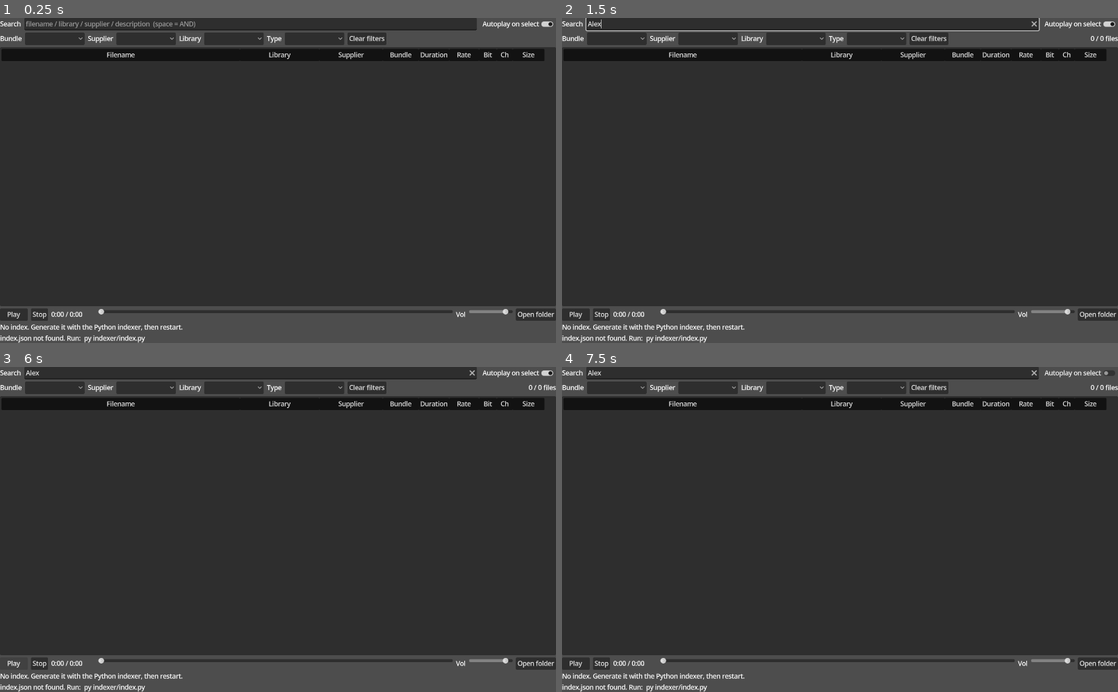
Above: before the commit, frames 1-4 (two rows, left to right).
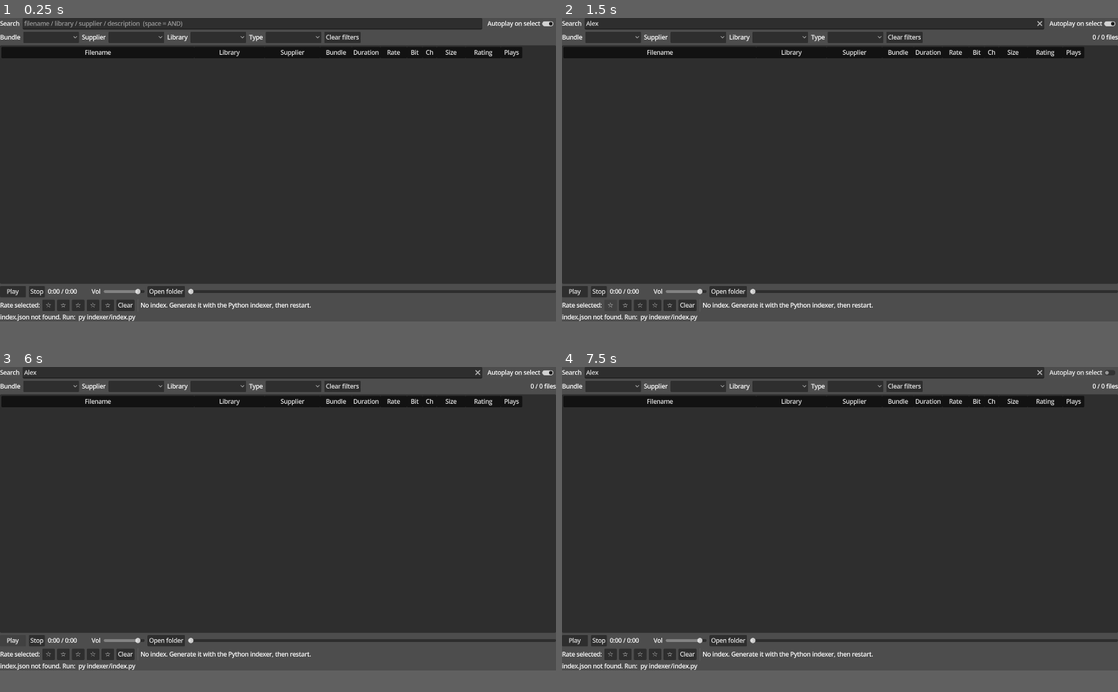
Above: after the commit, the same moments.

Repository: benedictcarter/sound_lib
Game: Godot game, scene res://main.tscn
Same seed, same stepped clock (60 frames per second), same inputs: the game is played once before the commit and once after it.
Inputs (mouse positions are in pixels of both pictures, inside the frame that each line leads up to):
- Up to frame 1 (0.25 s): no input
- Up to frame 2 (1.5 s): click (812, 24) at 0.52 s; type "Alex" at 0.6 s; click (612, 326) at 1.25 s, where only the run after the commit has a clickable "☆"
- Up to frame 3 (6 s): click (61, 675) at 2 s, where only the run after the commit has a clickable "☆"; click (77, 675) at 2.75 s, where only the run after the commit has a clickable "☆"; click (94, 675) at 3.5 s, where only the run after the commit has a clickable "☆"; click (105, 675) at 4.25 s, where only the run after the commit has a clickable "☆"; click (127, 675) at 5 s, where only the run after the commit has a clickable "Clear"; click "Play" at 5.75 s
- Up to frame 4 (7.5 s): click "Play" at 6.5 s; click "Autoplay on select" at 7.25 s
In our replay, the window is 800x468 before the commit and 800x437 after it. These sizes can differ from the game's own. Grey fills any space a smaller window leaves; there, only what the larger window draws over its background counts as a difference.

The runs differ from the first frame. In frame 1, 12% of the frame differs, in the area x 0-100%, y 0-100%; in frame 2, 12%; in frame 3, 12%; in frame 4, 12%.

Commit message:
Add Rating (1-5 stars) and Plays columns
Per-file user metadata persisted in app/userdata.json (keyed by relative path,
gitignored) so it survives re-indexing. Rating is set via star buttons in the
player bar and shown/sortable in a Rating column. Plays auto-increments only
when a track plays through to the end (AudioStreamPlayer.finished), not on Stop.

Also fixes an HBoxContainer expand quirk: a middle EXPAND_FILL child pushed the
volume/open-folder/star controls off-screen; reordered so expanding elements are
last in each bar.

Co-Authored-By: Claude Opus 4.8 <noreply@anthropic.com>

Diff:
--- a/app/main.gd
+++ b/app/main.gd
@@ -13,18 +13,21 @@
 const COL_BIT := 6
 const COL_CH := 7
 const COL_SIZE := 8
-const COL_COUNT := 9
+const COL_RATING := 9   # user data (app/userdata.json)
+const COL_PLAYS := 10   # user data (auto-incremented on finished playback)
+const COL_COUNT := 11
 
 const COL_TITLES := [
 	"Filename", "Library", "Supplier", "Bundle",
-	"Duration", "Rate", "Bit", "Ch", "Size",
+	"Duration", "Rate", "Bit", "Ch", "Size", "Rating", "Plays",
 ]
-# Which record field each column sorts/reads (Bundle handled specially).
+# Which record field each column sorts/reads. Bundle, Rating and Plays are
+# special-cased in _sort_value (Rating/Plays live in user data, not the record).
 const COL_FIELD := [
 	"filename", "library", "supplier", "bundle",
-	"duration", "sample_rate", "bit_depth", "channels", "size",
+	"duration", "sample_rate", "bit_depth", "channels", "size", "", "",
 ]
-const NUMERIC_COLS := [COL_DURATION, COL_RATE, COL_BIT, COL_CH, COL_SIZE]
+const NUMERIC_COLS := [COL_DURATION, COL_RATE, COL_BIT, COL_CH, COL_SIZE, COL_RATING, COL_PLAYS]
 
 # ----- data ----------------------------------------------------------------
 var _all: Array = []          # all records (Dictionaries)
@@ -32,6 +35,12 @@
 var _library_root: String = ""
 var _sort_col: int = COL_FILENAME
 var _sort_asc: bool = true
+
+# user data: { rel_path : { "rating": int 0-5, "plays": int } }  -- survives
+# re-indexing because it is stored separately from index.json.
+var _userdata: Dictionary = {}
+var _ud_path: String = ""
+var _star_btns: Array = []    # 5 rating buttons in the player bar
 
 # ----- nodes ---------------------------------------------------------------
 var _search: LineEdit
@@ -52,12 +61,17 @@
 var _time_label: Label
 var _now_label: Label
 var _stream_len: float = 0.0
+var _playing_rec: Variant = null     # record currently loaded in the player
+var _playing_item: TreeItem = null   # its row, for live cell updates
 
 var _debounce: Timer
 
 
 func _ready() -> void:
 	_player = $Player
+	_player.finished.connect(_on_playback_finished)
+	_ud_path = ProjectSettings.globalize_path("res://userdata.json")
+	_load_userdata()
 	_build_ui()
 	_load_index()
 
@@ -125,15 +139,17 @@
 		_tree.set_column_title(c, COL_TITLES[c])
 		_tree.set_column_clip_content(c, true)
 	# Column sizing: filename/library/supplier flexible, numbers fixed-ish.
-	_set_col_size(COL_FILENAME, 0.0, 600)
-	_set_col_size(COL_LIBRARY, 0.0, 200)
-	_set_col_size(COL_SUPPLIER, 0.0, 160)
-	_set_col_size(COL_BUNDLE, 0.0, 90)
-	_set_col_size(COL_DURATION, 0.0, 70)
-	_set_col_size(COL_RATE, 0.0, 75)
-	_set_col_size(COL_BIT, 0.0, 45)
-	_set_col_size(COL_CH, 0.0, 40)
-	_set_col_size(COL_SIZE, 0.0, 80)
+	_set_col_size(COL_FILENAME, 0.0, 520)
+	_set_col_size(COL_LIBRARY, 0.0, 190)
+	_set_col_size(COL_SUPPLIER, 0.0, 150)
+	_set_col_size(COL_BUNDLE, 0.0, 85)
+	_set_col_size(COL_DURATION, 0.0, 65)
+	_set_col_size(COL_RATE, 0.0, 72)
+	_set_col_size(COL_BIT, 0.0, 42)
+	_set_col_size(COL_CH, 0.0, 38)
+	_set_col_size(COL_SIZE, 0.0, 78)
+	_set_col_size(COL_RATING, 0.0, 95)
+	_set_col_size(COL_PLAYS, 0.0, 58)
 	_tree.column_title_clicked.connect(_on_title_clicked)
 	_tree.item_selected.connect(_on_row_selected)
 	_tree.item_activated.connect(_on_row_activated)
@@ -159,15 +175,6 @@
 	_time_label.custom_minimum_size = Vector2(110, 0)
 	_time_label.text = "0:00 / 0:00"
 	pbar.add_child(_time_label)
-
-	_seek = HSlider.new()
-	_seek.min_value = 0.0
-	_seek.max_value = 1.0
-	_seek.step = 0.001
-	_seek.size_flags_horizontal = Control.SIZE_EXPAND_FILL
-	_seek.drag_started.connect(func(): _seeking = true)
-	_seek.drag_ended.connect(_on_seek_released)
-	pbar.add_child(_seek)
 
 	var vlab := Label.new()
 	vlab.text = "Vol"
@@ -178,6 +185,7 @@
 	vol.step = 0.01
 	vol.value = 0.9
 	vol.custom_minimum_size = Vector2(110, 0)
+	vol.size_flags_vertical = Control.SIZE_SHRINK_CENTER
 	vol.value_changed.connect(_on_volume_changed)
 	pbar.add_child(vol)
 	_on_volume_changed(0.9)
@@ -187,10 +195,49 @@
 	reveal.pressed.connect(_on_reveal)
 	pbar.add_child(reveal)
 
-	# --- status ---------------------------------------------------------
+	# Seek slider LAST: an EXPAND_FILL child shoves trailing siblings off the
+	# right edge (same quirk as Tree expand columns), so nothing must follow it.
+	_seek = HSlider.new()
+	_seek.min_value = 0.0
+	_seek.max_value = 1.0
+	_seek.step = 0.001
+	_seek.size_flags_horizontal = Control.SIZE_EXPAND_FILL
+	_seek.size_flags_vertical = Control.SIZE_SHRINK_CENTER
+	_seek.drag_started.connect(func(): _seeking = true)
+	_seek.drag_ended.connect(_on_seek_released)
+	pbar.add_child(_seek)
+
+	# --- rating + now-playing row ---------------------------------------
+	# Rating controls first; the expanding now-playing label goes LAST so it
+	# doesn't push the star buttons off-screen.
+	var nbar := HBoxContainer.new()
+	nbar.add_theme_constant_override("separation", 6)
+	root.add_child(nbar)
+
+	var rlab := Label.new()
+	rlab.text = "Rate selected:"
+	nbar.add_child(rlab)
+	for i in range(1, 6):
+		var b := Button.new()
+		b.custom_minimum_size = Vector2(34, 0)
+		b.tooltip_text = "%d star%s" % [i, "" if i == 1 else "s"]
+		b.pressed.connect(_on_star_pressed.bind(i))
+		nbar.add_child(b)
+		_star_btns.append(b)
+	var clr := Button.new()
+	clr.text = "Clear"
+	clr.pressed.connect(_on_star_pressed.bind(0))
+	nbar.add_child(clr)
+	_refresh_star_buttons(null)
+
+	nbar.add_child(VSeparator.new())
 	_now_label = Label.new()
 	_now_label.text = "No file loaded."
-	root.add_child(_now_label)
+	_now_label.size_flags_horizontal = Control.SIZE_EXPAND_FILL
+	_now_label.clip_text = true
+	nbar.add_child(_now_label)
+
+	# --- status ---------------------------------------------------------
 
 	_status_label = Label.new()
 	root.add_child(_status_label)
@@ -326,13 +373,22 @@
 	_populate_tree()
 
 
+func _sort_value(rec: Dictionary, col: int) -> Variant:
+	# Rating/Plays come from user data; everything else from the record.
+	if col == COL_RATING:
+		return _get_rating(rec)
+	if col == COL_PLAYS:
+		return _get_plays(rec)
+	return rec.get(COL_FIELD[col])
+
+
 func _sort_filtered() -> void:
-	var field: String = COL_FIELD[_sort_col]
-	var numeric := _sort_col in NUMERIC_COLS
+	var col := _sort_col
+	var numeric := col in NUMERIC_COLS
 	var asc := _sort_asc
 	_filtered.sort_custom(func(a, b):
-		var va: Variant = a.get(field)
-		var vb: Variant = b.get(field)
+		var va: Variant = _sort_value(a, col)
+		var vb: Variant = _sort_value(b, col)
 		var r := 0
 		if numeric:
 			var fa := float(va) if va != null else -1.0
@@ -377,12 +433,20 @@
 		it.set_text(COL_BIT, "" if rec.get("bit_depth") == null else str(int(rec.get("bit_depth"))))
 		it.set_text(COL_CH, "" if rec.get("channels") == null else str(int(rec.get("channels"))))
 		it.set_text(COL_SIZE, _fmt_size(rec.get("size")))
-		for c in [COL_DURATION, COL_RATE, COL_BIT, COL_CH, COL_SIZE]:
+		_apply_userdata_cells(it, rec)
+		for c in [COL_DURATION, COL_RATE, COL_BIT, COL_CH, COL_SIZE, COL_PLAYS]:
 			it.set_text_alignment(c, HORIZONTAL_ALIGNMENT_RIGHT)
 		it.set_metadata(0, rec)
 	_count_label.text = "%d / %d files" % [_filtered.size(), _all.size()]
 
 
+func _apply_userdata_cells(it: TreeItem, rec: Dictionary) -> void:
+	var rating := _get_rating(rec)
+	it.set_text(COL_RATING, _stars(rating))
+	var plays := _get_plays(rec)
+	it.set_text(COL_PLAYS, "" if plays == 0 else str(plays))
+
+
 # ===========================================================================
 #  Playback
 # ===========================================================================
@@ -391,6 +455,7 @@
 
 
 func _on_row_selected() -> void:
+	_refresh_star_buttons(_selected_rec())
 	if _autoplay.button_pressed:
 		_play_selected()
 
@@ -424,6 +489,8 @@
 	_player.stream = stream
 	_player.play()
 	_stream_len = stream.get_length()
+	_playing_rec = rec
+	_playing_item = _tree.get_selected()
 	_play_btn.text = "Pause"
 	_now_label.text = "Playing:  %s" % String(rec.get("filename", ""))
 
@@ -482,6 +549,84 @@
 		_play_btn.text = "Play"  # finished
 
 
+func _on_playback_finished() -> void:
+	# Fired only when the stream plays through to the end (not on Stop) -- i.e.
+	# the user finished listening. Count it.
+	_play_btn.text = "Play"
+	if _playing_rec == null:
+		return
+	var key := String(_playing_rec.get("path", ""))
+	var ud: Dictionary = _userdata.get(key, {})
+	ud["plays"] = int(ud.get("plays", 0)) + 1
+	_userdata[key] = ud
+	_save_userdata()
+	if _playing_item != null and is_instance_valid(_playing_item):
+		_apply_userdata_cells(_playing_item, _playing_rec)
+
+
+# ===========================================================================
+#  User data (ratings + play counts)  -- app/userdata.json
+# ===========================================================================
+func _load_userdata() -> void:
+	if not FileAccess.file_exists(_ud_path):
+		return
+	var f := FileAccess.open(_ud_path, FileAccess.READ)
+	if f == null:
+		return
+	var data: Variant = JSON.parse_string(f.get_as_text())
+	if typeof(data) == TYPE_DICTIONARY:
+		_userdata = data
+
+
+func _save_userdata() -> void:
+	var f := FileAccess.open(_ud_path, FileAccess.WRITE)
+	if f == null:
+		push_warning("Could not write user data: %s" % _ud_path)
+		return
+	f.store_string(JSON.stringify(_userdata))
+
+
+func _get_rating(rec: Dictionary) -> int:
+	var ud: Variant = _userdata.get(String(rec.get("path", "")))
+	return int(ud.get("rating", 0)) if typeof(ud) == TYPE_DICTIONARY else 0
+
+
+func _get_plays(rec: Dictionary) -> int:
+	var ud: Variant = _userdata.get(String(rec.get("path", "")))
+	return int(ud.get("plays", 0)) if typeof(ud) == TYPE_DICTIONARY else 0
+
+
+func _on_star_pressed(rating: int) -> void:
+	var rec: Variant = _selected_rec()
+	if rec == null:
+		return
+	var key := String(rec.get("path", ""))
+	var ud: Dictionary = _userdata.get(key, {})
+	ud["rating"] = rating
+	_userdata[key] = ud
+	_save_userdata()
+	var it := _tree.get_selected()
+	if it != null:
+		_apply_userdata_cells(it, rec)
+	_refresh_star_buttons(rec)
+	# re-sort if the table is ordered by rating
+	if _sort_col == COL_RATING:
+		_sort_filtered()
+		_populate_tree()
+
+
+func _refresh_star_buttons(rec: Variant) -> void:
+	var rating := _get_rating(rec) if typeof(rec) == TYPE_DICTIONARY else 0
+	for i in range(_star_btns.size()):
+		_star_btns[i].text = "★" if (i + 1) <= rating else "☆"
+
+
+func _stars(n: int) -> String:
+	if n <= 0:
+		return ""
+	return "★".repeat(n) + "☆".repeat(5 - n)
+
+
 # ===========================================================================
 #  Formatting helpers
 # ===========================================================================
--- a/app/project.godot
+++ b/app/project.godot
@@ -13,7 +13,7 @@
 
 [display]
 
-window/size/viewport_width=1400
+window/size/viewport_width=1500
 window/size/viewport_height=820
 window/size/initial_position_type=1
 
Not shown, changed: .gitignore
Not shown, changed: CLAUDE.md
Not shown, changed: LESSONS_LEARNT.md
Not shown, changed: README.md
